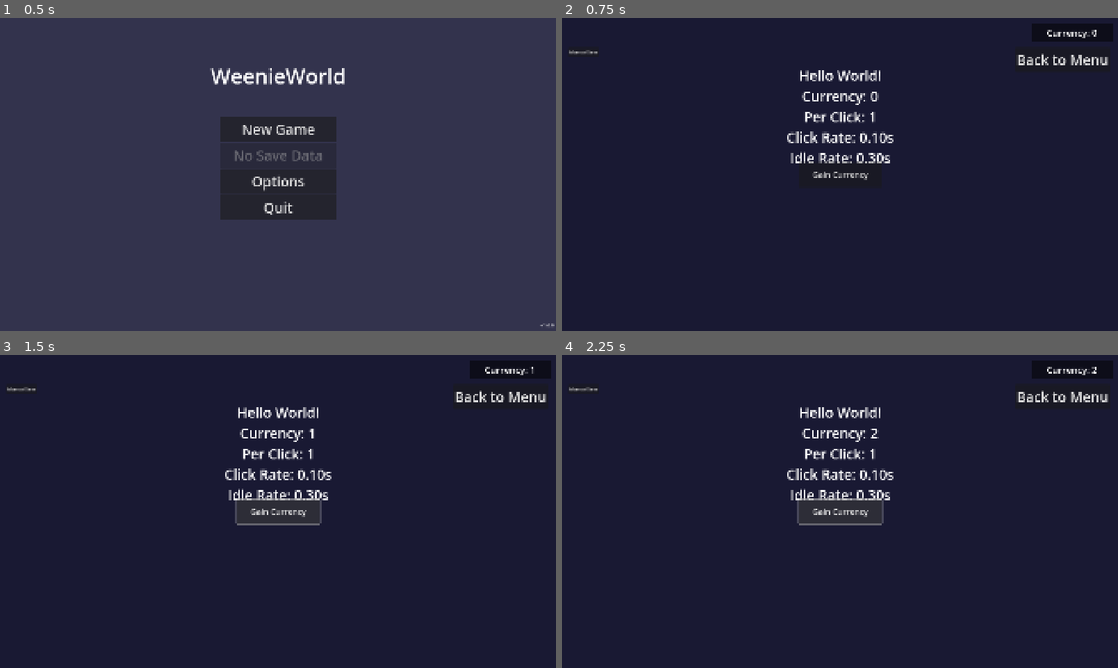
Above: before the commit, frames 1-4 (two rows, left to right).
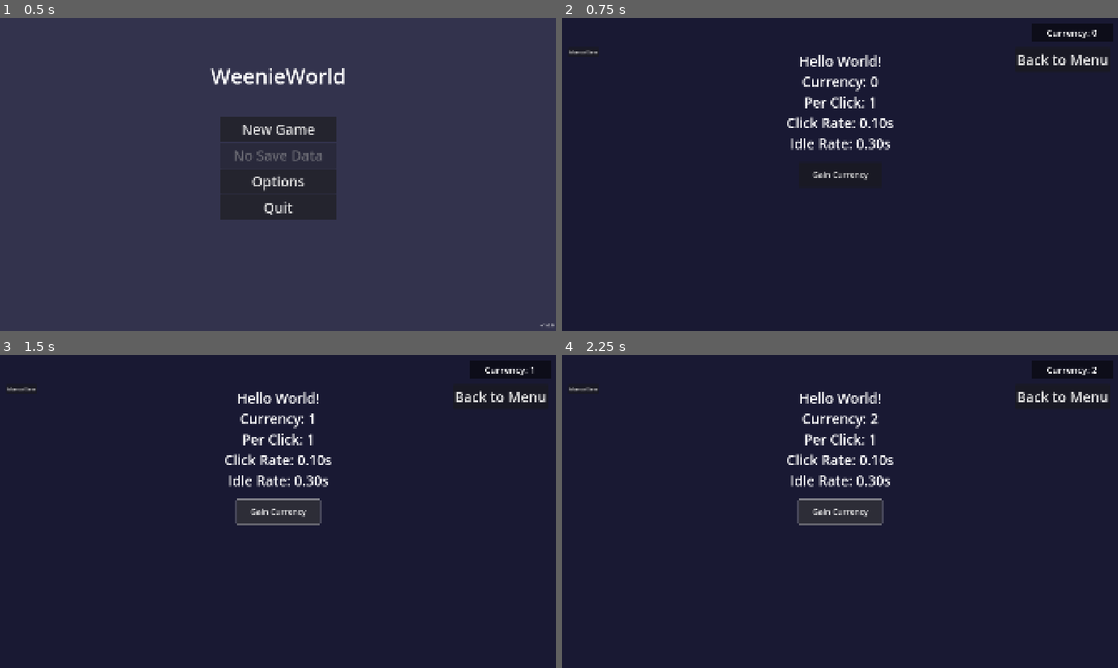
Above: after the commit, the same moments.

Repository: aaronleebrooks/weenieworld
Game: Godot game, scene res://scenes/main_menu/MainMenu.tscn
Two runs of this game, one before a commit and one after it. Both use one fixed random seed, a clock stepped at 60 frames per second and the inputs below.
Inputs:
- Up to frame 1 (0.5 s): no input
- Up to frame 2 (0.75 s): click "New Game" at 0.5 s
- Up to frame 3 (1.5 s): click "Gain Currency" at 1.25 s
- Up to frame 4 (2.25 s): click "Gain Currency" at 2 s

Frame 1 is identical in both runs. In frame 2, 2.6% of the frame differs, in the area x 40-60%, y 11-47%; in frame 3, 2.6%; in frame 4, 2.6%.

Commit message:
Reduce excessive logging and fix UI overlap - cleaner console output and better spacing

Diff:
--- a/scenes/game/CurrencyDisplay.gd
+++ b/scenes/game/CurrencyDisplay.gd
@@ -35,19 +35,25 @@
 
 func _on_currency_changed(new_balance: int, change_amount: int):
 	_update_display()
-	print("CurrencyDisplay: Currency changed by ", change_amount, " (new balance: ", new_balance, ")")
+	# Only log significant changes (more than 1 currency)
+	if abs(change_amount) > 1:
+		print("CurrencyDisplay: Currency changed by ", change_amount, " (new balance: ", new_balance, ")")
 
 func _on_currency_gained(amount: int, source: String):
 	_update_display()
-	print("CurrencyDisplay: Gained ", amount, " currency from ", source)
+	# Only log significant gains
+	if amount > 1:
+		print("CurrencyDisplay: Gained ", amount, " currency from ", source)
 
 func _on_currency_spent(amount: int, reason: String):
 	_update_display()
-	print("CurrencyDisplay: Spent ", amount, " currency for ", reason)
+	# Only log significant spending
+	if amount > 1:
+		print("CurrencyDisplay: Spent ", amount, " currency for ", reason)
 
 func _update_display():
 	var currency_manager = get_node("/root/CurrencyManager")
 	if currency_manager and currency_label:
 		var formatted_currency = currency_manager.get_formatted_currency()
 		currency_label.text = "Currency: " + formatted_currency
-		print("CurrencyDisplay: Updated to ", formatted_currency)
+		# Don't log every update - too frequent
--- a/scenes/game/CurrencyGainButton.gd
+++ b/scenes/game/CurrencyGainButton.gd
@@ -69,7 +69,6 @@
 
 func _on_button_pressed():
 	"""Handle button press (single click)"""
-	print("CurrencyGainButton: Button pressed")
 	if click_manager and not click_manager.is_action_in_progress():
 		# Only start click action if we're not already holding
 		if not is_held:
@@ -79,13 +78,11 @@
 
 func _on_button_down():
 	"""Handle button down (start of hold)"""
-	print("CurrencyGainButton: Button down")
 	is_pressed = true
 	# Don't start hold action immediately - wait for button_up to determine if it was a click or hold
 
 func _on_button_up():
 	"""Handle button up (end of press)"""
-	print("CurrencyGainButton: Button up")
 	is_pressed = false
 
 	# Reset hold timer
@@ -168,17 +165,14 @@
 			# Normal state
 			modulate = Color.WHITE
 			text = "Gain Currency"
-			print("CurrencyGainButton: Visual state - IDLE")
 		ButtonState.CLICKED:
 			# Clicked state
 			modulate = Color(0.8, 1.0, 0.8, 1.0)  # Light green
 			text = "Clicking..."
-			print("CurrencyGainButton: Visual state - CLICKED")
 		ButtonState.HELD:
 			# Held state
 			modulate = Color(1.0, 0.8, 0.6, 1.0)  # Light orange
 			text = "Holding..."
-			print("CurrencyGainButton: Visual state - HELD")
 
 func get_current_state() -> ButtonState:
 	"""Get current button state"""
--- a/scenes/game/Game.tscn
+++ b/scenes/game/Game.tscn
@@ -31,9 +31,9 @@
 anchor_right = 0.5
 anchor_bottom = 0.5
 offset_left = -200.0
-offset_top = -250.0
+offset_top = -300.0
 offset_right = 200.0
-offset_bottom = -150.0
+offset_bottom = -200.0
 grow_horizontal = 2
 grow_vertical = 2
 text = "Hello World!"
--- a/scenes/game/ProgressBar.gd
+++ b/scenes/game/ProgressBar.gd
@@ -52,10 +52,7 @@
 	is_visible = is_clicking or is_holding
 	visible = is_visible
 
-	if is_visible:
-		print("ProgressBar: Showing progress bar")
-	else:
-		print("ProgressBar: Hiding progress bar")
+	if not is_visible:
 		current_progress = 0.0
 		_update_progress_display("none")
 
@@ -67,7 +64,7 @@
 		# Reset progress and keep visible for continuous holding
 		current_progress = 0.0
 		_update_progress_display("hold")
-		print("ProgressBar: Restarting hold progress bar")
+		# Don't log restart - it's expected behavior
 
 func _update_progress_display(click_type: String):
 	"""Update the visual progress bar"""
@@ -86,7 +83,10 @@
 		_:
 			progress_fill.color = Color(0.2, 0.2, 0.2, 1.0)  # Gray for none
 
-	print("ProgressBar: Progress updated to %.2f%% (%s)" % [current_progress * 100, click_type])
+	# Only log significant progress changes (every 10% or completion)
+	var progress_percent = current_progress * 100
+	if progress_percent == 0.0 or progress_percent == 100.0 or int(progress_percent) % 10 == 0:
+		print("ProgressBar: Progress updated to %.0f%% (%s)" % [progress_percent, click_type])
 
 func set_progress(progress: float):
 	"""Manually set progress (0.0 to 1.0)"""
